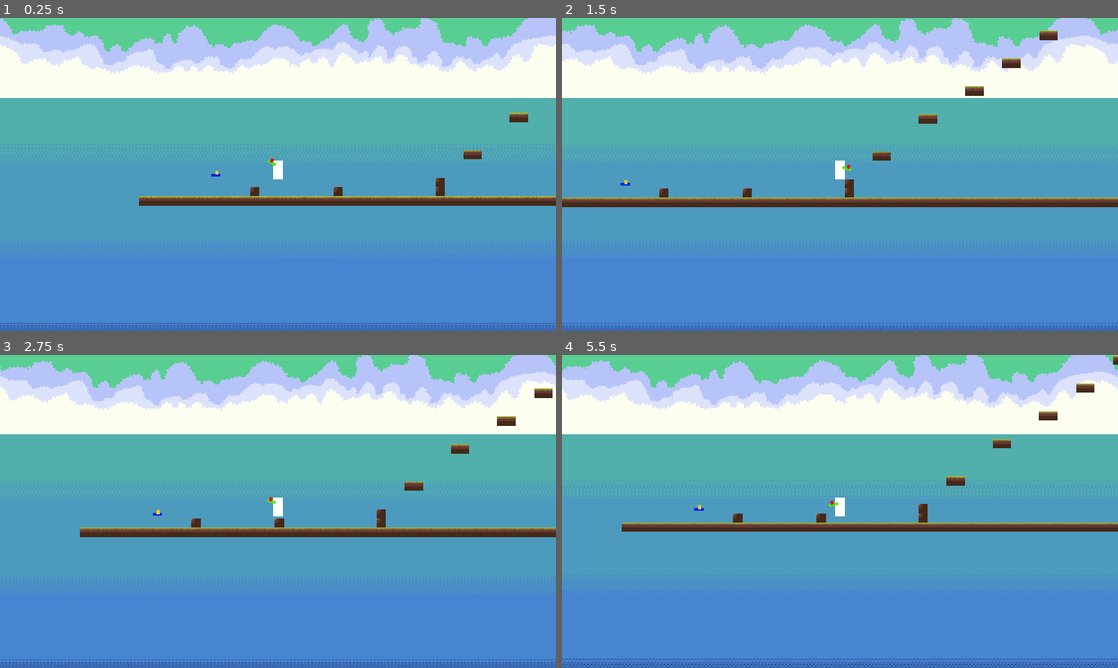
Above: before the commit, frames 1-4 (two rows, left to right).
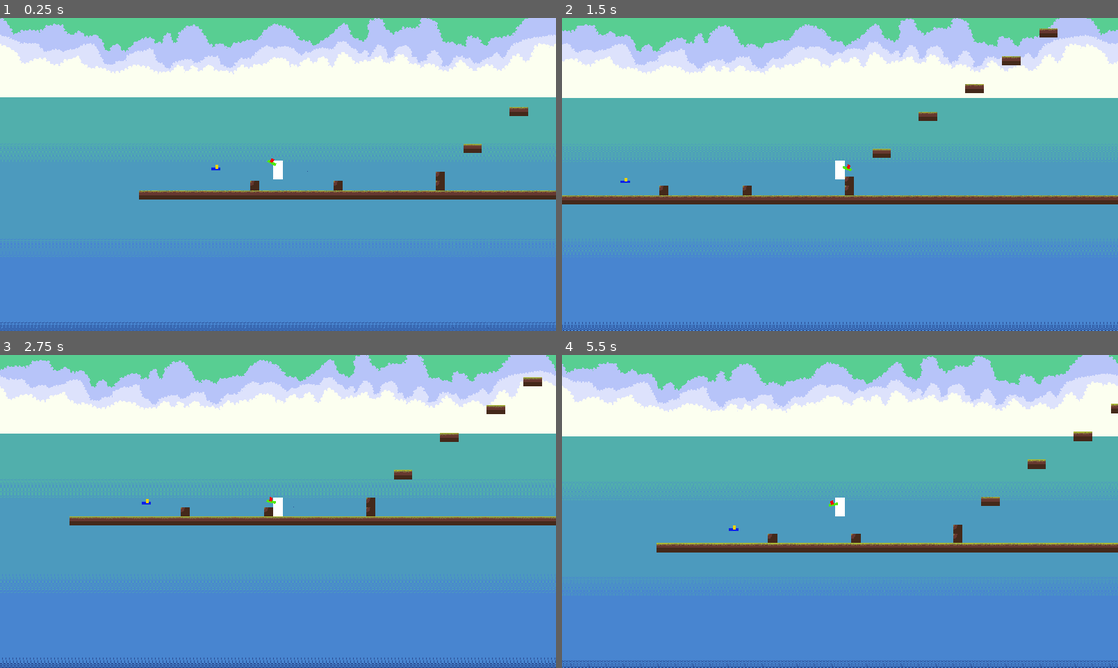
Above: after the commit, the same moments.

Repository: LuizzDutra/Remorse-of-Blue-Pen
Game: Godot game, scene res://Scenes/Levels/Level1.tscn
The game is run twice, just before and just after one commit, with the same random seed, the same clock (stepped at 60 frames per second) and the same inputs. This scene is started directly instead of the project's main scene.
Inputs (mouse positions are in pixels of both pictures, inside the frame that each line leads up to):
- Up to frame 1 (0.25 s): no input
- Up to frame 2 (1.5 s): move the mouse to (812, 237) at 0.52 s; hold D (move_right) from 0.53 s (still down); tap W (jump) at 0.6, 0.77, 1.07 s; move the mouse to (1006, 221) at 1.27 s; tap Shift (dash) at 1.35 s
- Up to frame 3 (2.75 s): tap W (jump) at 1.52, 1.55, 1.82, 2.3 s; move the mouse to (111, 464) at 2.02 s; release D (move_right) at 2.03 s; hold A (move_left) from 2.03 s (still down); tap E (interact) at 2.1 s
- Up to frame 4 (5.5 s): move the mouse to (867, 511) at 2.77 s; click (867, 511) at 2.85 s; tap W (jump) at 3.02, 3.05, 3.32, 3.6, 3.77, 4.07, 4.52, 4.55, 4.82, 5.3 s; move the mouse to (756, 433) at 3.52 s; move the mouse to (962, 495) at 4.27 s; release A (move_left) at 4.28 s; hold D (move_right) from 4.28 s (still down); tap Shift (dash) at 4.35 s; move the mouse to (728, 527) at 5.02 s; tap E (interact) at 5.1 s

The runs differ from the first frame. In frame 1, 7.2% of the frame differs, in the area x 0-100%, y 0-100%; in frame 2, 4.8%; in frame 3, 9.6%; in frame 4, 12%.
Error in both runs: Attempt to call function 'add_child' in base 'null instance' on a null instance. (res://Scripts/Receiver.gd:20)

Commit message:
meter_unit fix from 64 to 32

Diff:
--- a/Scripts/Enemy.gd
+++ b/Scripts/Enemy.gd
@@ -12,8 +12,8 @@
 export var speed = 200
 export var jump_force = 4
 
-var meter_unit = 64
-var gravity:Vector2 = Vector2(0, 9.8)
+var meter_unit = 32
+var gravity:Vector2 = Vector2(0, 9.8*2)
 var velocity = Vector2.ZERO
 
 enum {IDLE_STATE, ATTENTION_STATE, ALERT_STATE, ATTACK_STATE}
--- a/Scripts/Player.gd
+++ b/Scripts/Player.gd
@@ -14,10 +14,10 @@
 export var friction: float = 1800
 export var max_speed: float = 600
 export var max_vertical_speed: float = 500
-export var gravity: float = 9.8
-export var jump_force = 5
+export var gravity: float = 9.8 * 4
+export var jump_force = 20
 export var dash_mult = 1.25
-var meter_unit = 64
+var meter_unit = 32
 
 var l_input = 0
 var r_input = 0
